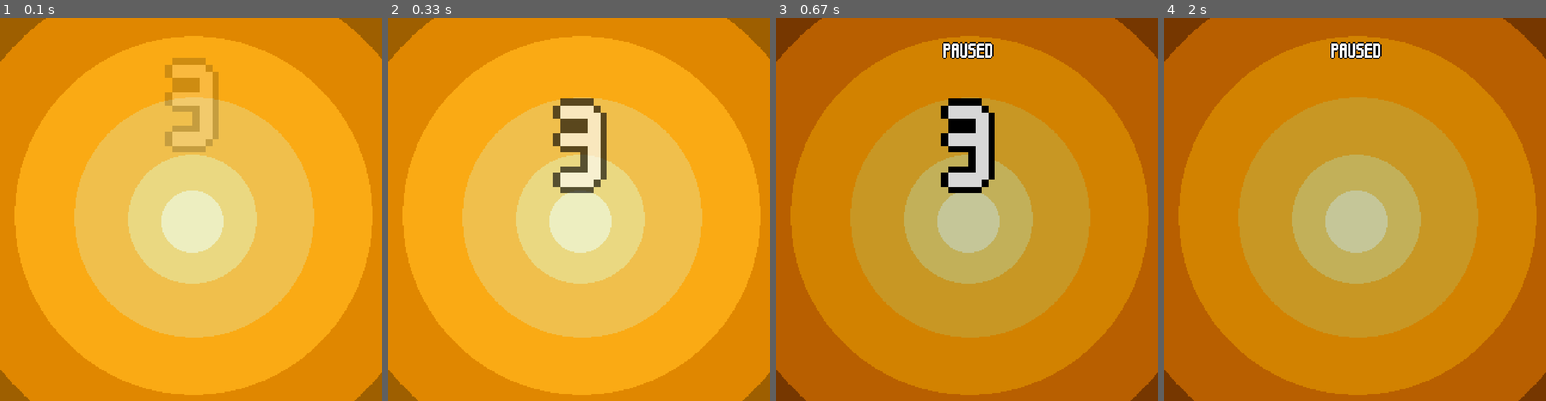
Above: before the commit, frames 1-4 (left to right).
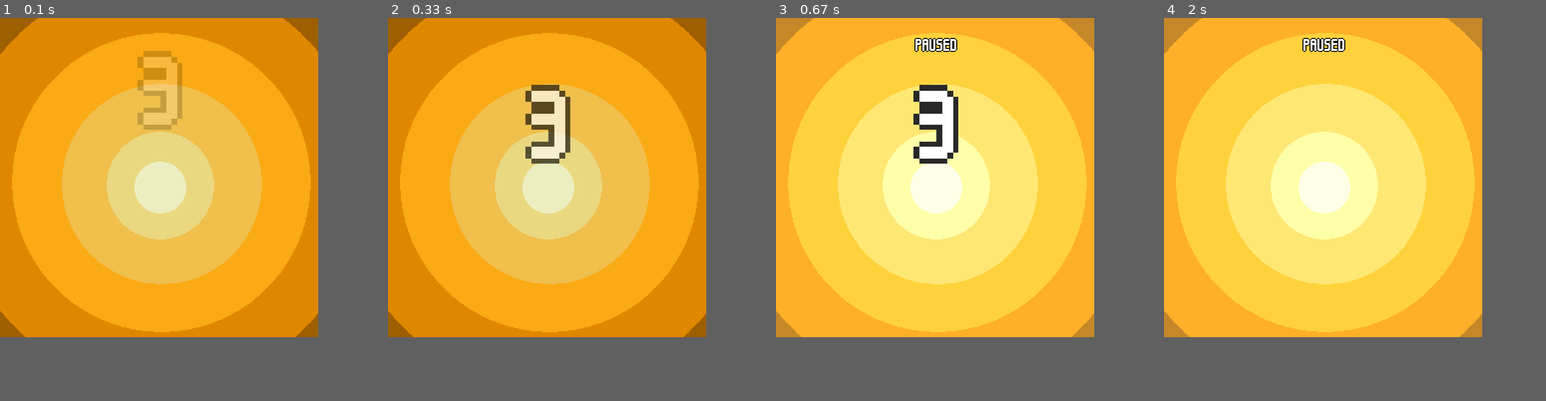
Above: after the commit, the same moments.

Repository: towella/scissors-paper-rock-lizard-spock
Game: pygame game, started from code/main.py
Two runs of this game, one before a commit and one after it. Both use one fixed random seed, a clock stepped at 60 frames per second and the inputs below.
Inputs:
- Up to frame 1 (0.1 s): no input
- Up to frame 2 (0.33 s): no input
- Up to frame 3 (0.67 s): tap Space at 0.33 s
- Up to frame 4 (2 s): tap Space at 0.67, 1.33 s; tap F at 1, 1.67 s
In our replay, the window is 767x768 before the commit and 639x640 after it. These sizes can differ from the game's own. Grey fills any space a smaller window leaves; there, only what the larger window draws over its background counts as a difference.

The runs differ from the first frame. In frame 1, 53% of the frame differs, in the area x 0-100%, y 0-100%; in frame 2, 52%; in frame 3, 84%; in frame 4, 84%.

Commit message:
Minor update
- All tiles move at different timings rather than same time (offset timer randomly)
- Added new types of tile (scissors paper rock lizard spock)
- Kinda fix the warping pixel problem
- Updated README.md

Diff:
--- a/code/level.py
+++ b/code/level.py
@@ -48,7 +48,9 @@
     def create_tile_group(self):
         sprite_group = pygame.sprite.Group()
         path = '../assets/'
-        surfaces = {'scissors': pygame.image.load(resource_path(path + 'scissors.png')),
+        surfaces = {'spock': pygame.image.load(resource_path(path + 'spock.png')),
+                    'lizard': pygame.image.load(resource_path(path + 'lizard.png')),
+                    'scissors': pygame.image.load(resource_path(path + 'scissors.png')),
                     'paper': pygame.image.load(resource_path(path + 'paper.png')),
                     'rock': pygame.image.load(resource_path(path + 'rock.png'))}
 
@@ -139,7 +141,7 @@
     def pause_menu(self):
         pause_surf = pygame.Surface((self.screen_surface.get_width(), self.screen_surface.get_height()))
         pause_surf.fill((40, 40, 40))
-        self.screen_surface.blit(pause_surf, (0, 0), special_flags=pygame.BLEND_RGB_SUB)
+        self.screen_surface.blit(pause_surf, (0, 0), special_flags=pygame.BLEND_RGB_ADD)
         width = self.large_font.width('PAUSED')
         self.large_font.render('PAUSED', self.screen_surface, (center_object_x_surf(width, self.screen_surface), 20), 'black')
 
--- a/code/main.py
+++ b/code/main.py
@@ -22,7 +22,7 @@
 # placed on and then resized to blit on the window. Allowing larger pixels (art pixel = game pixel)
 # https://stackoverflow.com/questions/54040397/pygame-rescale-pixel-size
 
-scaling_factor = 2.4  # how much the screen is scaled up before bliting on display
+scaling_factor = 2  # how much the screen is scaled up before bliting on display
 
 # https://www.pygame.org/docs/ref/display.html#pygame.display.set_mode
 # https://www.reddit.com/r/pygame/comments/r943bn/game_stuttering/
@@ -50,7 +50,7 @@
 
 def game():
     click = False
-    type_numbers = {'scissors': 10, 'paper': 10, 'rock': 10}
+    type_numbers = {'scissors': 10, 'paper': 10, 'rock': 10, 'spock': 10, 'lizard': 10}
 
     level = Level(screen, screen_rect, type_numbers)
 
--- a/code/tiles.py
+++ b/code/tiles.py
@@ -24,8 +24,15 @@
         super().__init__(pos, size, screen)  # passing in variables to parent class
 
         self.GAME_RULES = {('scissors', 'paper'): 'scissors',
+                           ('scissors', 'lizard'): 'scissors',
                            ('paper', 'rock'): 'paper',
-                           ('rock', 'scissors'): 'rock'}
+                           ("paper", 'spock'): 'paper',
+                           ('rock', 'scissors'): 'rock',
+                           ('rock', 'lizard'): 'rock',
+                           ('lizard', 'paper'): 'lizard',
+                           ('lizard', 'spock'): 'lizard',
+                           ('spock', 'scissors'): 'spock',
+                           ('spock', 'rock'): 'spock'}
 
         self.type = type
         self.surfaces = surfaces
@@ -34,8 +41,14 @@
         self.hitbox.topleft = pos
         self.move_speed = 1
         self.randdir_timer_max = 20
-        self.randdir_timer = self.randdir_timer_max
+        self.randdir_timer = random.randint(0, self.randdir_timer_max)
         self.velocity = [0, 0]
+
+        choices = [-self.move_speed, self.move_speed]
+        self.velocity[0] = random.choice(choices)
+        self.velocity[1] = random.choice(choices)
+        self.hitbox.x += self.velocity[0]
+        self.hitbox.y += self.velocity[1]
 
     def check_collision(self, entities):
         # check collision with other entities
@@ -49,15 +62,19 @@
     def update_image(self):
         self.image = self.surfaces[self.type]
 
+    def move(self):
+        choices = [-self.move_speed, self.move_speed]
+        self.velocity[0] = random.choice(choices)
+        self.velocity[1] = random.choice(choices)
+        self.randdir_timer = 0
+
+
     def update(self, entities):
         self.check_collision(entities)
         self.update_image()
 
         if self.randdir_timer == self.randdir_timer_max:
-            choices = [-self.move_speed, self.move_speed]
-            self.velocity[0] = random.choice(choices)
-            self.velocity[1] = random.choice(choices)
-            self.randdir_timer = 0
+            self.move()
 
         self.hitbox.x += self.velocity[0]
         self.hitbox.y += self.velocity[1]
Not shown, changed: README.md
Binary file added: assets/lizard.png
Binary file added: assets/paper copy.png
Binary file added: assets/spock.png
